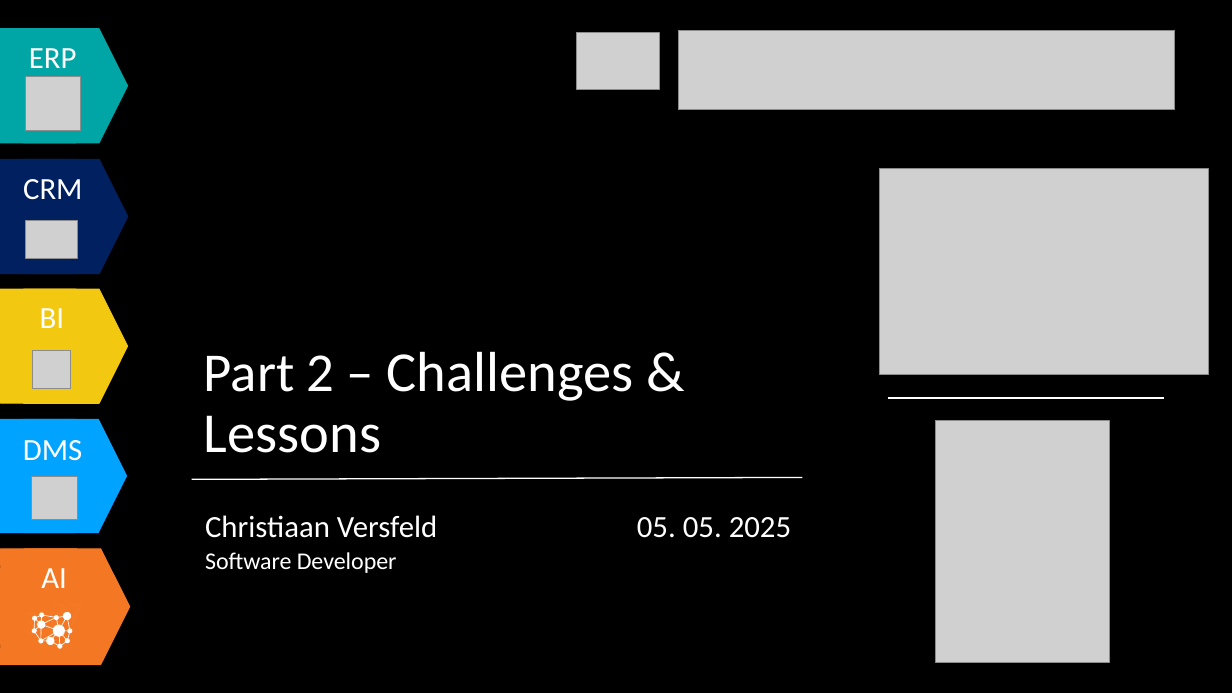
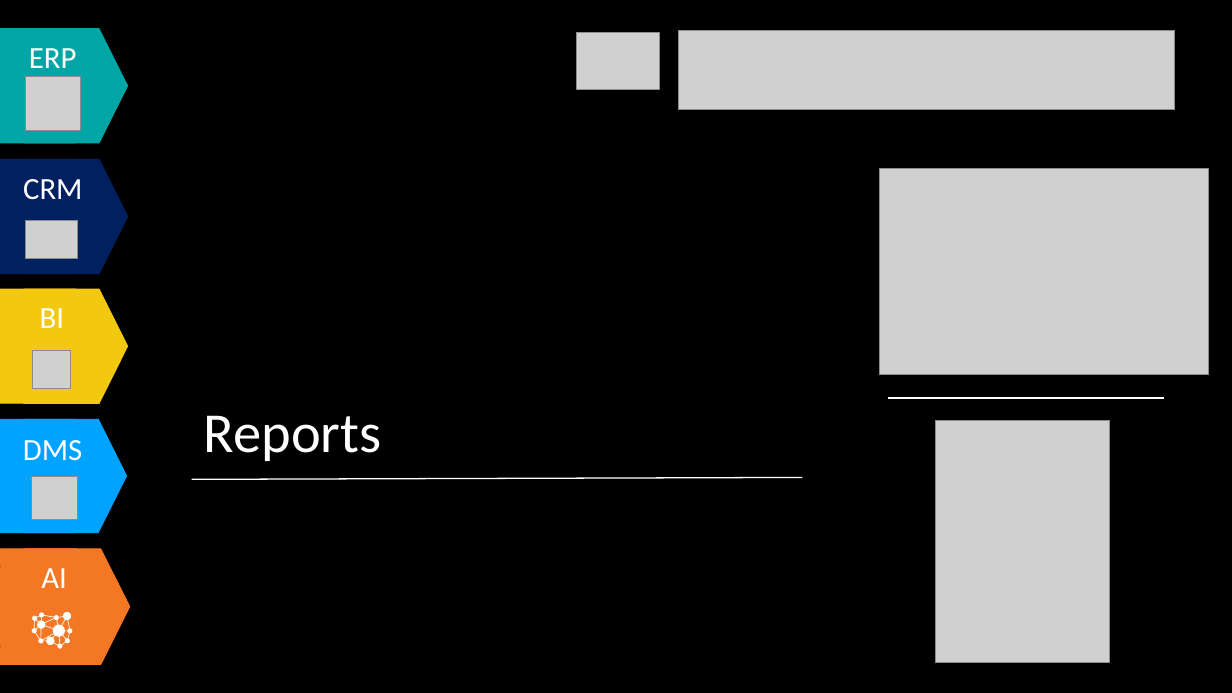
Before and after one commit to Tiffany0160/AdvancedCustomerPage, a slide deck: slide 21 of Document/Business Extension Presentation.pptx (slide 11 before the commit). Drawn at 1232x693 pixels with LibreOffice and Linux fonts; fonts in the diff are those of the drawing; grey boxes stand for pictures. Boxes give left, top, right and bottom in pixels: in the first picture for what was removed or moved away, otherwise in the second. Text is boxed around its words. In the diff, an @@ line names an element or a change of style, - is before the commit and + after.

```diff
--- a/Document/Business Extension Presentation.pptx
+++ b/Document/Business Extension Presentation.pptx
@@ text at box(204, 415, 382, 461): text changed @@
-Part 2 – Challenges & Lessons
+Reports
@@ text removed at box(205, 515, 437, 573) @@
-Christiaan Versfeld
-Software Developer
@@ text removed at box(637, 517, 791, 538) @@
-05. 05. 2025
```
Also in this commit, not shown: 14 other slides changed, 17 slides added, 2 other files.
